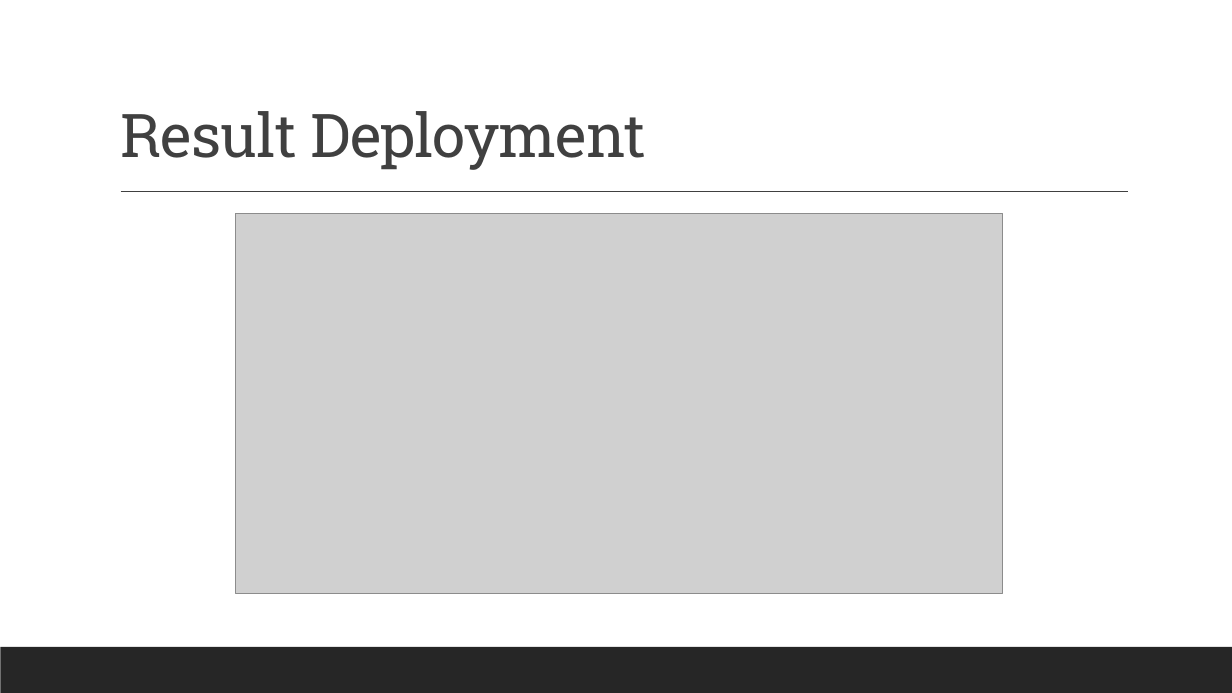
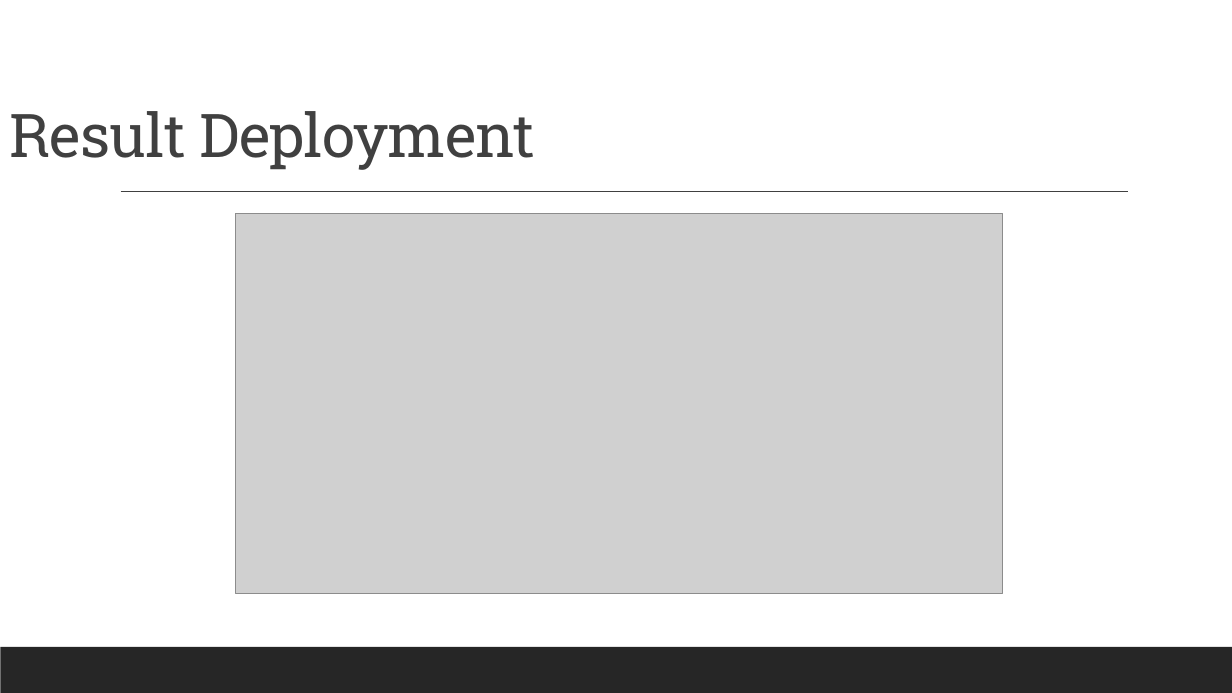
Before and after one commit to reykiza04/Perx_tech, a slide deck: slide 14 of Reyki Seprianza_explaination.pptx (slide 12 before the commit). Drawn at 1232x693 pixels with LibreOffice and Linux fonts; fonts in the diff are those of the drawing; grey boxes stand for pictures. Boxes give left, top, right and bottom in pixels: in the first picture for what was removed or moved away, otherwise in the second. Text is boxed around its words. In the diff, an @@ line names an element or a change of style, - is before the commit and + after.

```diff
--- a/Reyki Seprianza_explaination.pptx
+++ b/Reyki Seprianza_explaination.pptx
@@ title "Result Deployment": place and size @@
-title "Result Deployment" at [120, 111, 646, 170]
+title "Result Deployment" at [9, 111, 535, 170]
```
Also in this commit, not shown: 11 other slides changed, 2 slides added, 8 other files.
